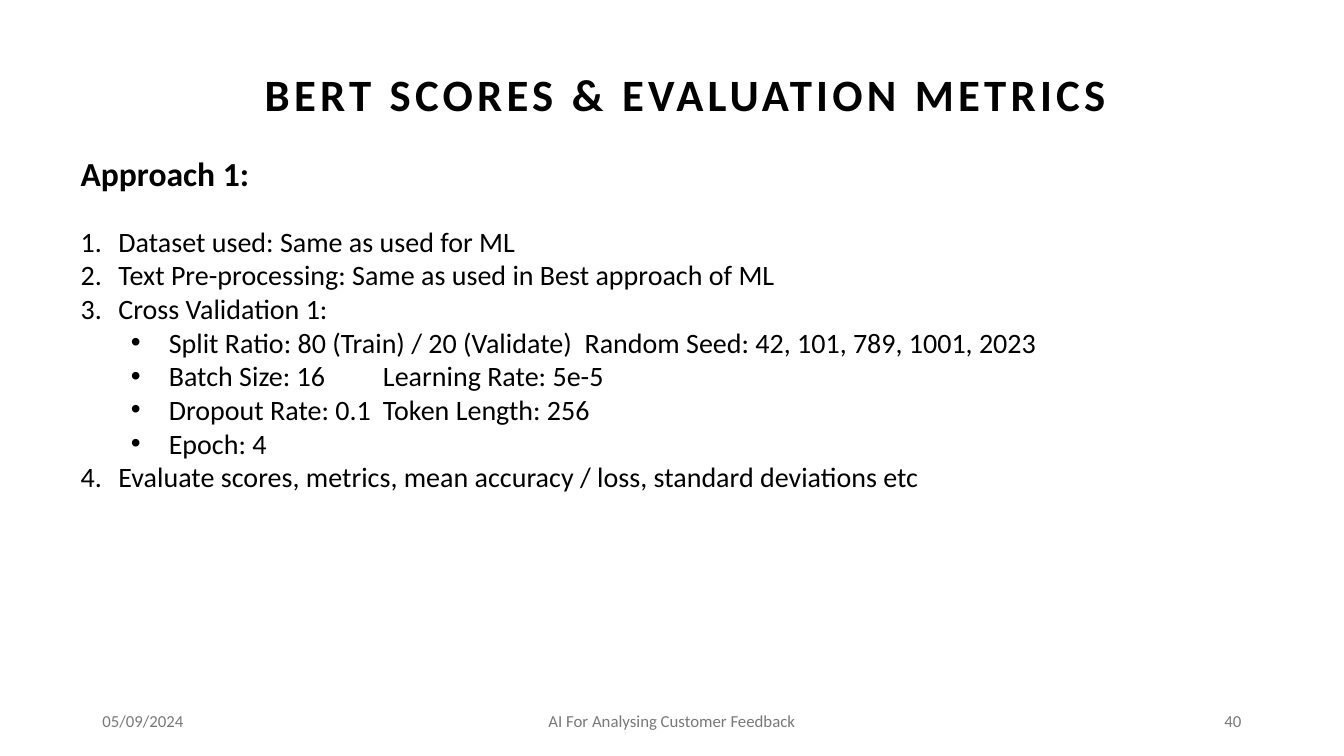
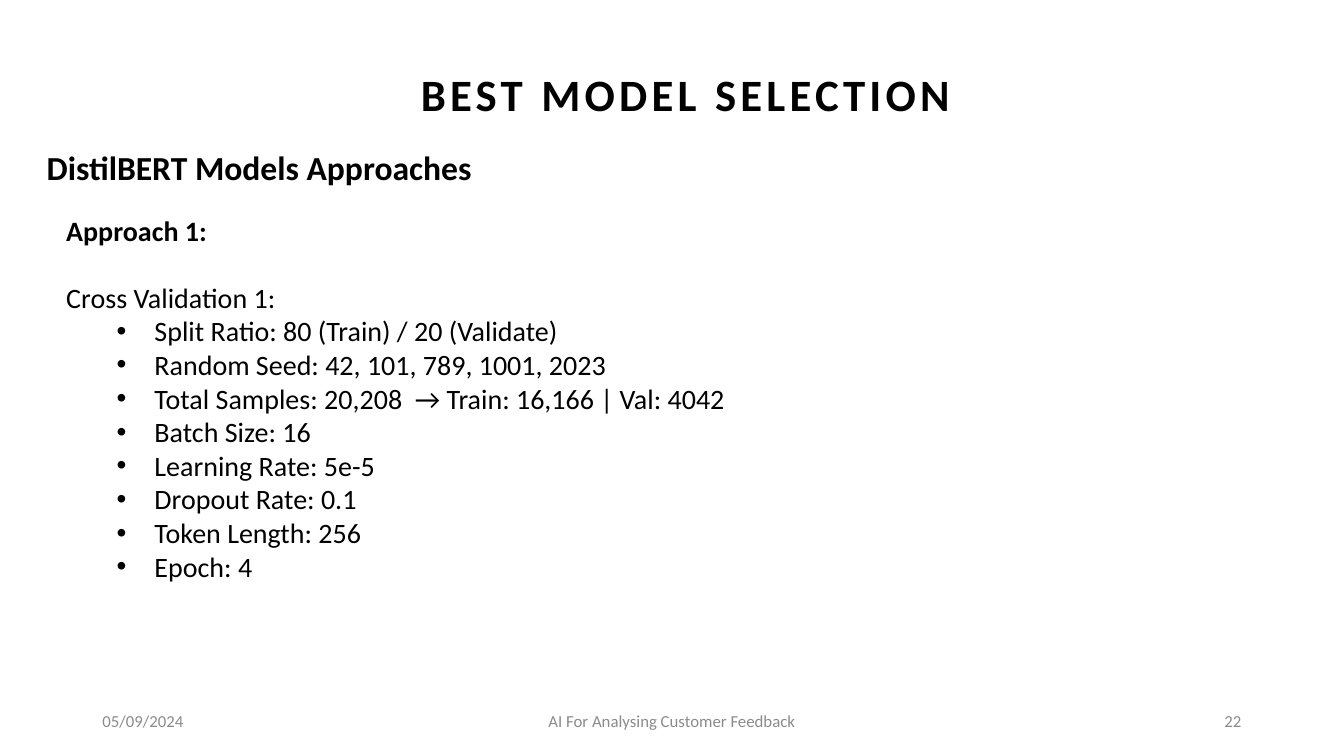
Before and after one commit to amansethuea/WexPhotoVideo, a slide deck: slide 22 of BERT/Thesis_Report/AmanSeth_MScPresentation.pptx (slide 40 before the commit). Drawn at 1344x756 pixels with LibreOffice and Linux fonts; fonts in the diff are those of the drawing. Boxes give left, top, right and bottom in pixels: in the first picture for what was removed or moved away, otherwise in the second. Text is boxed around its words. In the diff, an @@ line names an element or a change of style, - is before the commit and + after.

Commit message:
Revamped Presentation PPT as per supervisor feedback

```diff
--- a/BERT/Thesis_Report/AmanSeth_MScPresentation.pptx
+++ b/BERT/Thesis_Report/AmanSeth_MScPresentation.pptx
@@ text at [421, 81, 950, 112]: text changed @@
-BERT SCORES & EVALUATION METRICS
+BEST MODEL SELECTION
@@ text added at [47, 156, 472, 186], 24 pt, text #000000, bold @@
+DistilBERT Models Approaches
@@ text removed at [81, 162, 249, 192] @@
-Approach 1:
@@ text "Approach 1:": place and size @@
-text "Approach 1:" at [118, 232, 1036, 492]
+text "Approach 1:" at [66, 221, 725, 582]
@@ text at [66, 221, 207, 246]: text changed; bold on @@
-1. Dataset used: Same as used for ML
-2. Text Pre-processing: Same as used in Best approach of ML
+Approach 1:
@@ text at [66, 288, 276, 309]: bullet 1. to none @@
@@ text at [154, 320, 725, 548]: text changed @@
-  • Split Ratio: 80 (Train) / 20 (Validate) Random Seed: 42, 101, 789, 1001, 2023
-  • Batch Size: 16 Learning Rate: 5e-5
-  • Dropout Rate: 0.1 Token Length: 256
+  • Split Ratio: 80 (Train) / 20 (Validate)
+  • Random Seed: 42, 101, 789, 1001, 2023
+  • Total Samples: 20,208 → Train: 16,166 | Val: 4042
+  • Batch Size: 16
+  • Learning Rate: 5e-5
+  • Dropout Rate: 0.1
+  • Token Length: 256
@@ text at [118, 467, 918, 492]: paragraph removed @@
-4. Evaluate scores, metrics, mean accuracy / loss, standard deviations etc
@@ text "05/09/2024" at [102, 715, 183, 728]: text colour #797979 to #8C8C8C @@
@@ text "AI For Analysing Customer Feedback" at [548, 715, 795, 730]: text colour #797979 to #8C8C8C @@
@@ page number at [1224, 716, 1241, 727]: text changed; text colour #797979 to #8C8C8C @@
-40
+22
```
Also in this commit, not shown: 41 other slides changed, 9 slides added, 36 slides removed.
